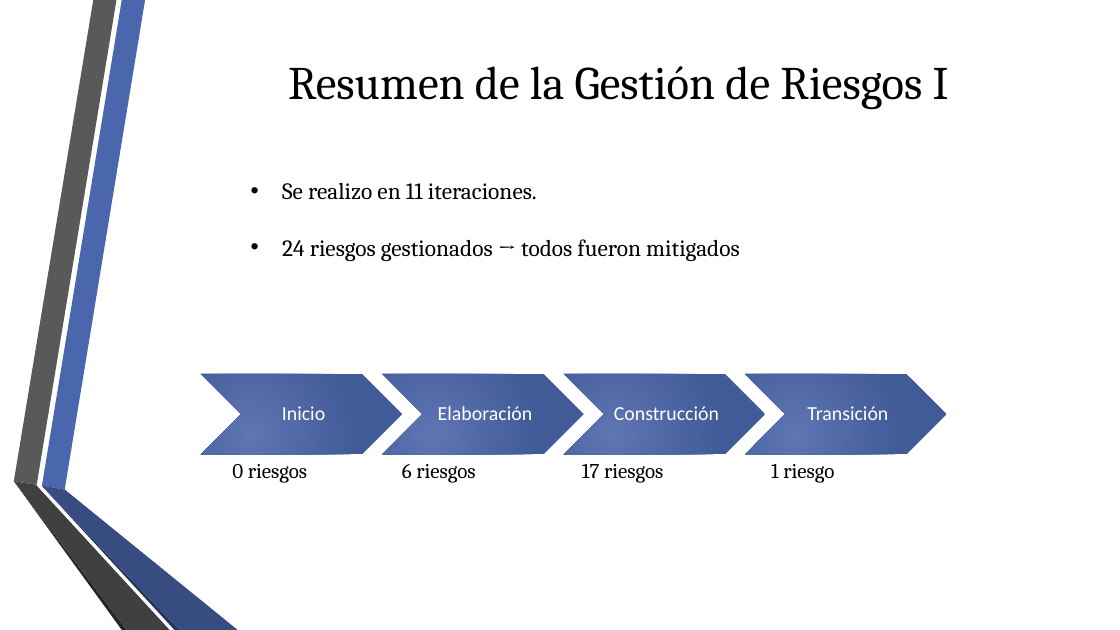
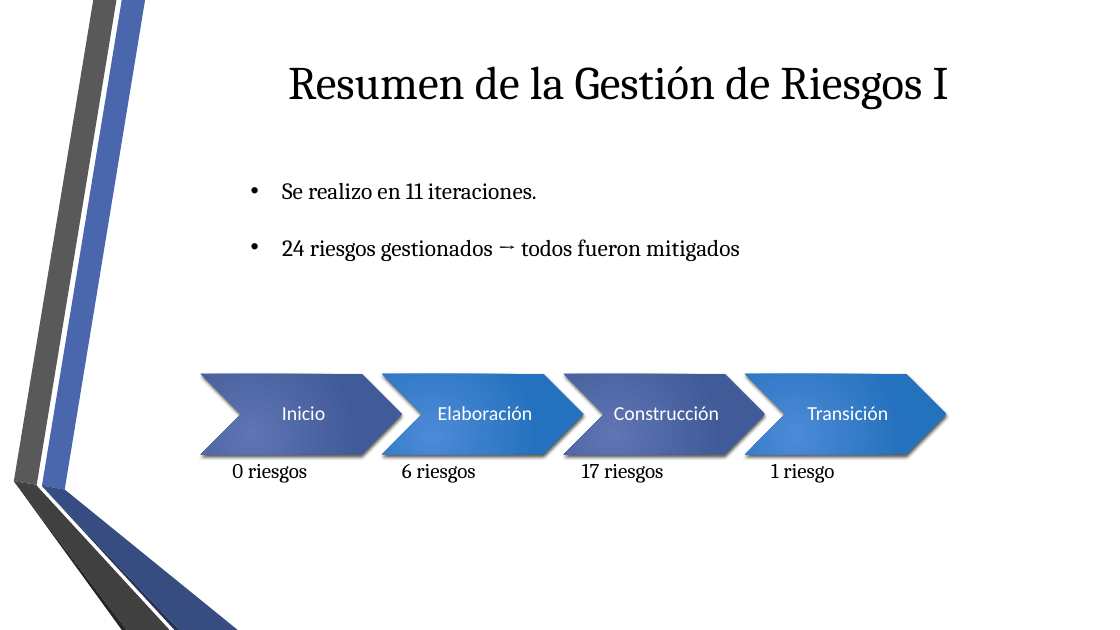
Before and after one commit to fge23/Sistema-VASPA, a slide deck: slide 21 of Presentaciones/Presentación VASPA - Diciembre 2020 - Examen Final/Presentación VASPA - Diciembre 2020 - Examen Final.pptx. Drawn at 1120x630 pixels with LibreOffice and Linux fonts; fonts in the diff are those of the drawing; background and template pictures are left out. Boxes give left, top, right and bottom in pixels: in the first picture for what was removed or moved away, otherwise in the second. Text is boxed around its words. In the diff, an @@ line names an element or a change of style, - is before the commit and + after.

```diff
--- a/Presentaciones/Presentación VASPA - Diciembre 2020 - Examen Final/Presentación VASPA - Diciembre 2020 - Examen Final.pptx
+++ b/Presentaciones/Presentación VASPA - Diciembre 2020 - Examen Final/Presentación VASPA - Diciembre 2020 - Examen Final.pptx
@@ chevron at (201, 374, 402, 455): shadow on @@
@@ chevron at (382, 374, 584, 455): fill gradient #6075B2 to #425B99 to gradient #4D8AD8 to #2471BD; shadow on @@
@@ chevron at (564, 374, 765, 455): shadow on @@
@@ chevron at (745, 374, 947, 455): fill gradient #6075B2 to #425B99 to gradient #4D8AD8 to #2471BD; shadow on @@
```
Also in this commit, not shown: 1 other slide changed.
